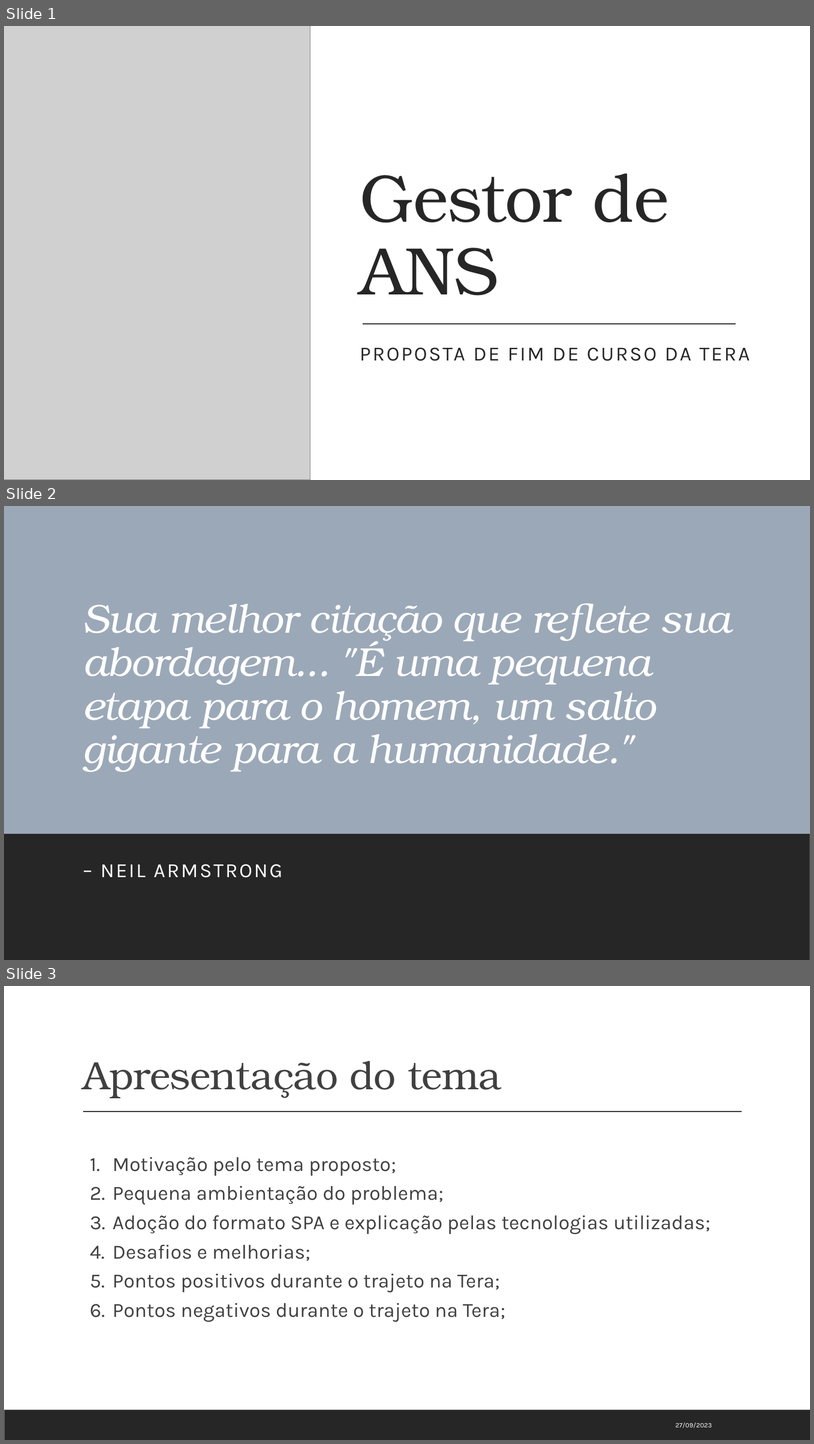
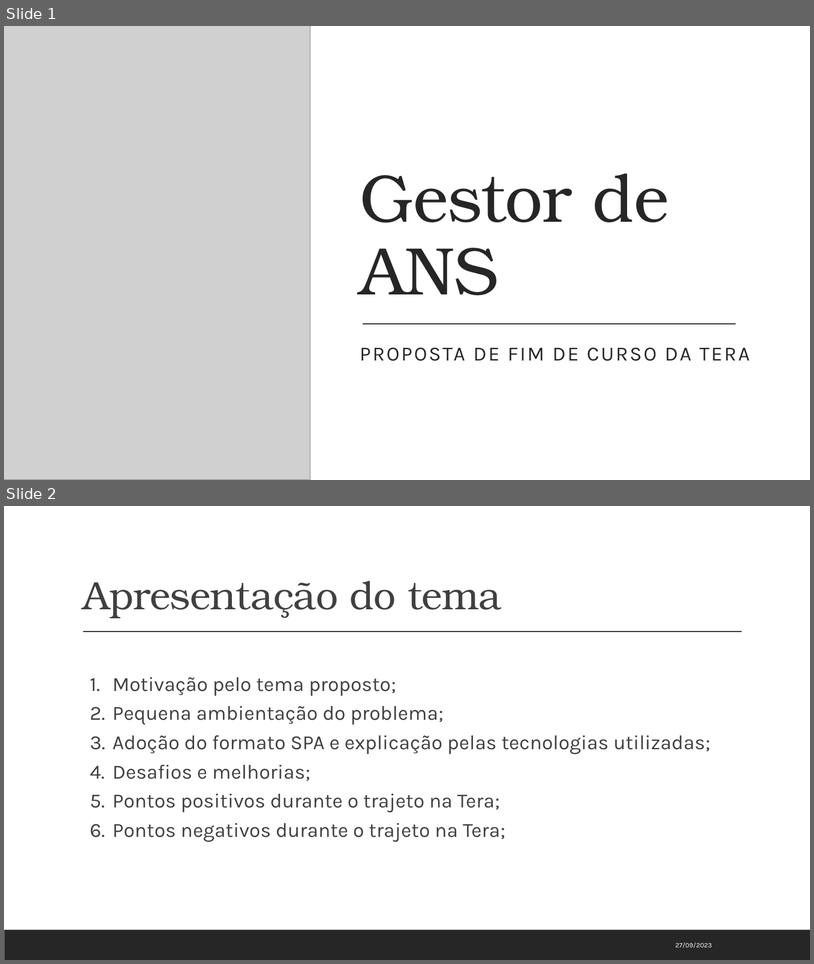
Before and after one commit to limasq/tera, a slide deck: lib/Gestor_de_ANS.pptx. Shown one above the other, each under a label of ours: slides 1, 2 and 3 before the commit, slides 1 and 2 after it. The pictures are 814x1444 and 814x964 pixels, drawn with LibreOffice and Linux fonts; fonts in the diff are those of the drawing; grey boxes stand for pictures. Boxes give left, top, right and bottom in pixels: in the first picture for what was removed or moved away, otherwise in the second. Text is boxed around its words. In the diff, an @@ line names an element or a change of style, - is before the commit and + after.

```diff
--- a/lib/Gestor_de_ANS.pptx
+++ b/lib/Gestor_de_ANS.pptx
@@ slide 2 removed at [4, 506, 810, 960], background #FFFFFF; not listed: 1 template element that a slide beside it also shows @@
@@ rectangle removed at [4, 506, 810, 960] @@
@@ title removed at [83, 603, 731, 772] @@
-Sua melhor citação que reflete sua abordagem... "É uma pequena etapa para o homem, um salto gigante para a humanidade."
@@ rectangle removed at [4, 834, 810, 960] @@
@@ subtitle removed at [101, 864, 283, 877] @@
-– NEIL ARMSTRONG
@@ what was slide 3 is now slide 2 @@
```
Also in this commit, not shown: 4 slides added, 14 other files.
